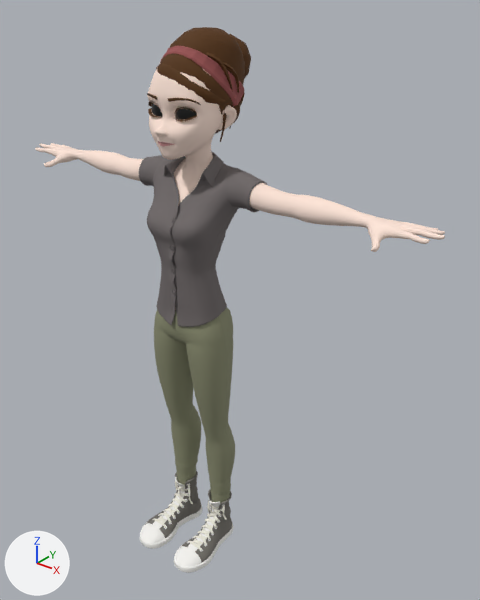
The FBX model Mery/Mery.fbx, before and after one commit.
Camera for both pictures: a 50 mm camera at (1.276, -1.382, 1.824) aimed at (0.091, 0.099, 0.905). Arrows for +X, +Y and +Z are at lower left; the lights stay in place. Where no turn or scale is listed for an object, it has been applied to the vertices.

Names of what the first picture shows: 'Neutral1', 'hair1', 'pants', 'shirt', 'shoe_L', 'shoe_R'.
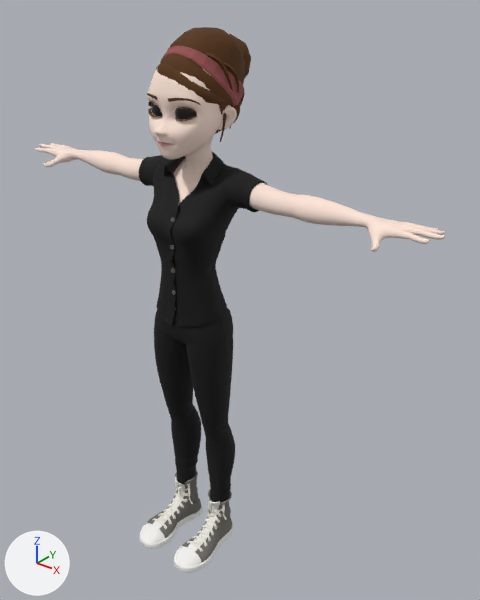
Commit message: Mery black

Where the change shows, as pixel boxes (x1, y1, x2, y2) in the pictures (480 x 600 px):
'shirt', recoloured (grey to black): (139, 151, 267, 327) in both
'pants', recoloured (yellow to black): (154, 307, 235, 504) in both

Edits to the bpy script that builds the scene:
```text
Change mat_merypants_mery_preview_longpants_shadersg1:
    mat_merypants_mery_preview_longpants_shadersg1.base_color: (0.25, 0.26, 0.16) -> (0.0, 0.0, 0.0)  # yellow #898b6f -> black #000000
Change mat_meryshirt_mery_preview_shirt_shadersg1:
    mat_meryshirt_mery_preview_shirt_shadersg1.base_color: (0.16, 0.14, 0.14) -> (0.0, 0.0, 0.0)  # grey #6f6969 -> black #000000
```
